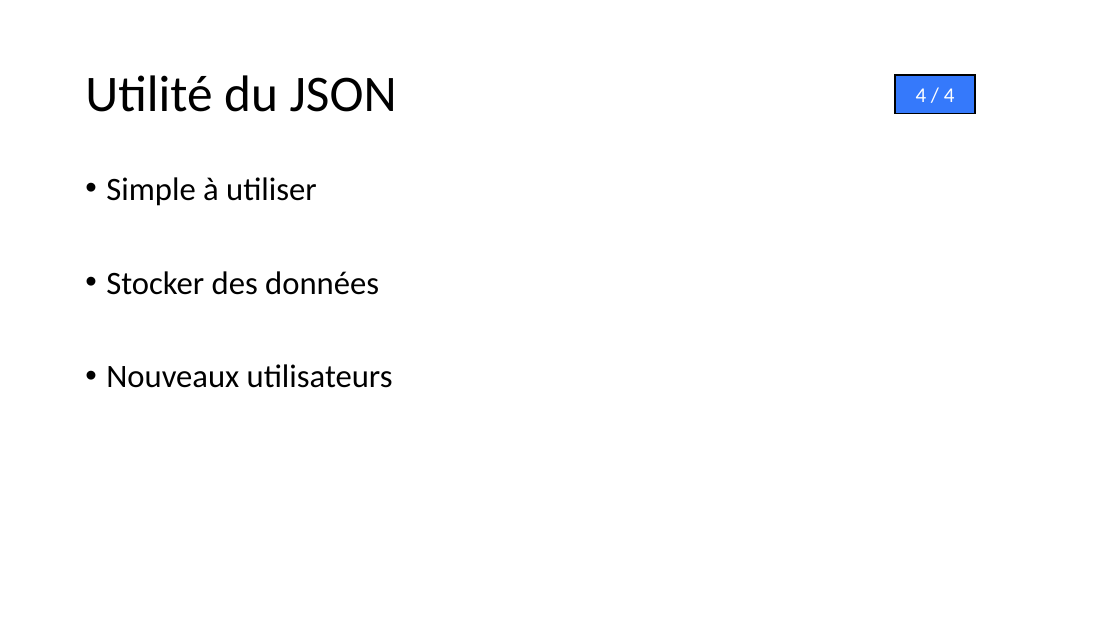
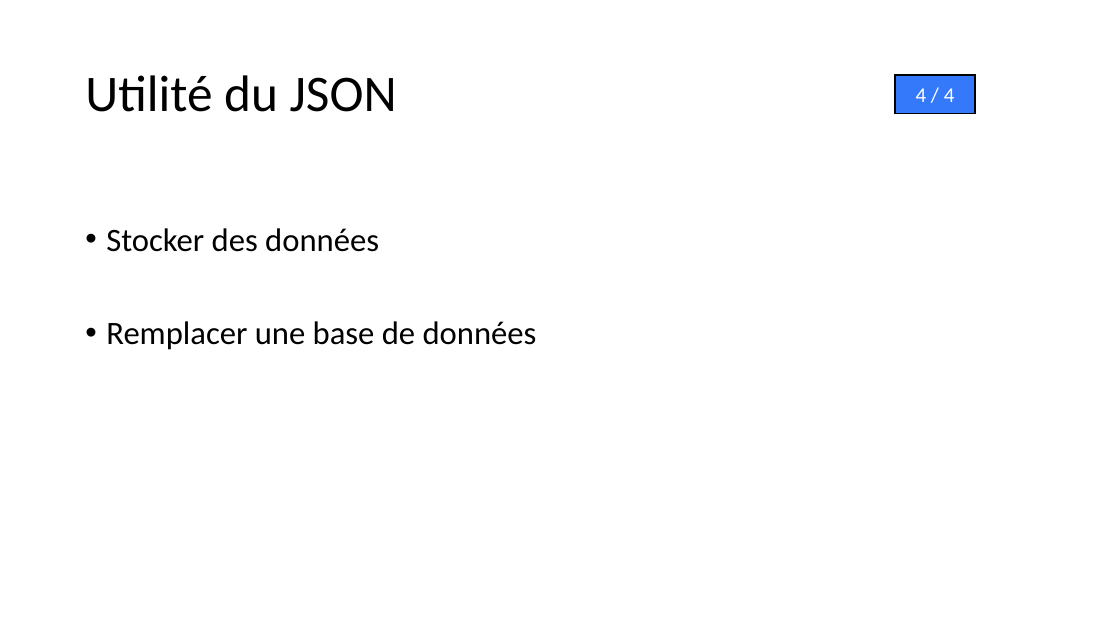
Before and after one commit to JuanitoLe/XML1, a slide deck: slide 7 of Présentation/XML_VS_JSON.pptx. Drawn at 1120x630 pixels with LibreOffice and Linux fonts; fonts in the diff are those of the drawing. Boxes give left, top, right and bottom in pixels: in the first picture for what was removed or moved away, otherwise in the second. Text is boxed around its words. In the diff, an @@ line names an element or a change of style, - is before the commit and + after.

```diff
--- a/Présentation/XML_VS_JSON.pptx
+++ b/Présentation/XML_VS_JSON.pptx
@@ text at (106,177,317,206): paragraph removed @@
-• Simple à utiliser
@@ text at (106,321,537,350): text changed @@
-• Nouveaux utilisateurs
+• Remplacer une base de données
```
Also in this commit, not shown: 5 other slides changed.
